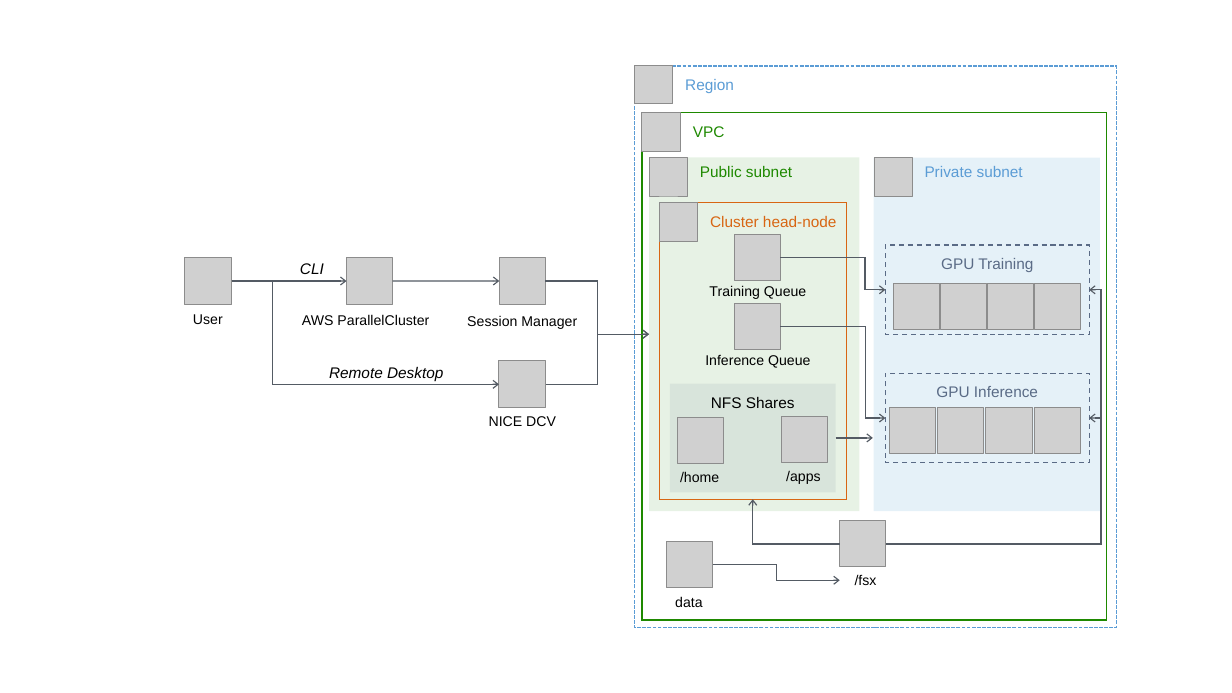
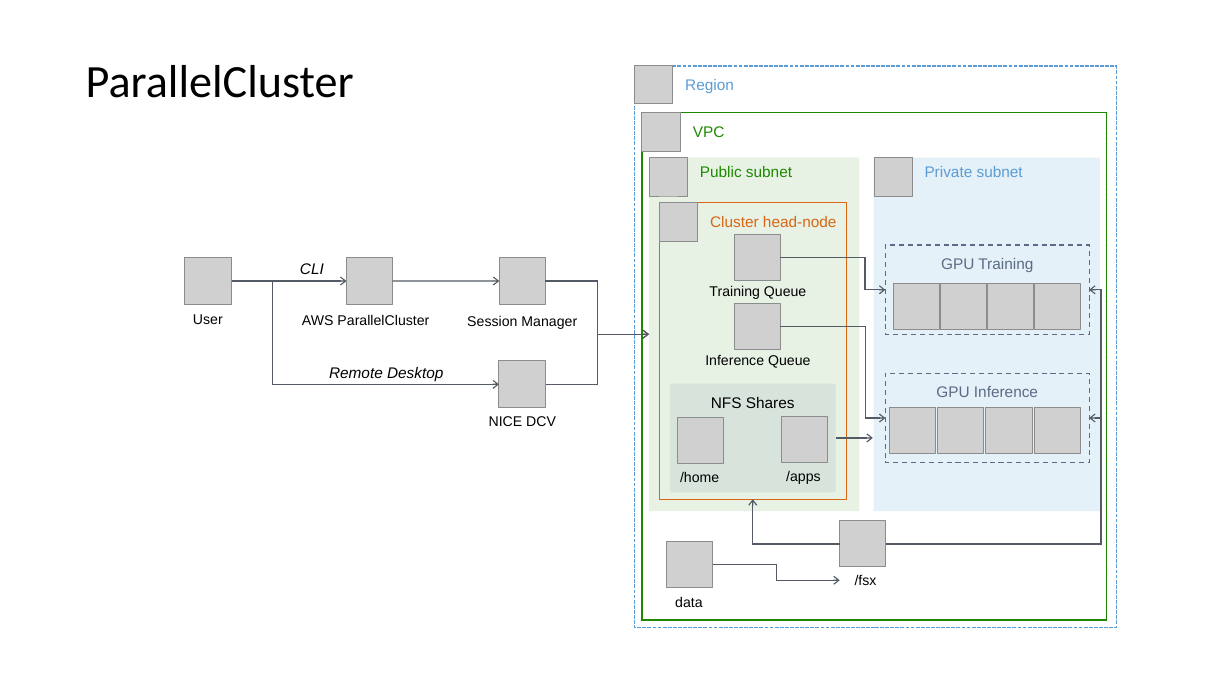
Before and after one commit to aws-samples/awsome-distributed-training, a slide deck: slide 1 of 0.docs/diagrams-templates.pptx. Drawn at 1232x693 pixels with LibreOffice and Linux fonts; fonts in the diff are those of the drawing; grey boxes stand for pictures. Boxes give left, top, right and bottom in pixels: in the first picture for what was removed or moved away, otherwise in the second. Text is boxed around its words. In the diff, an @@ line names an element or a change of style, - is before the commit and + after.

```diff
--- a/0.docs/diagrams-templates.pptx
+++ b/0.docs/diagrams-templates.pptx
@@ text added at <box>86,65,354,98</box>, 36 pt, text #000000 @@
+ParallelCluster
```
Also in this commit, not shown: 3 other slides changed, 1 other file.
